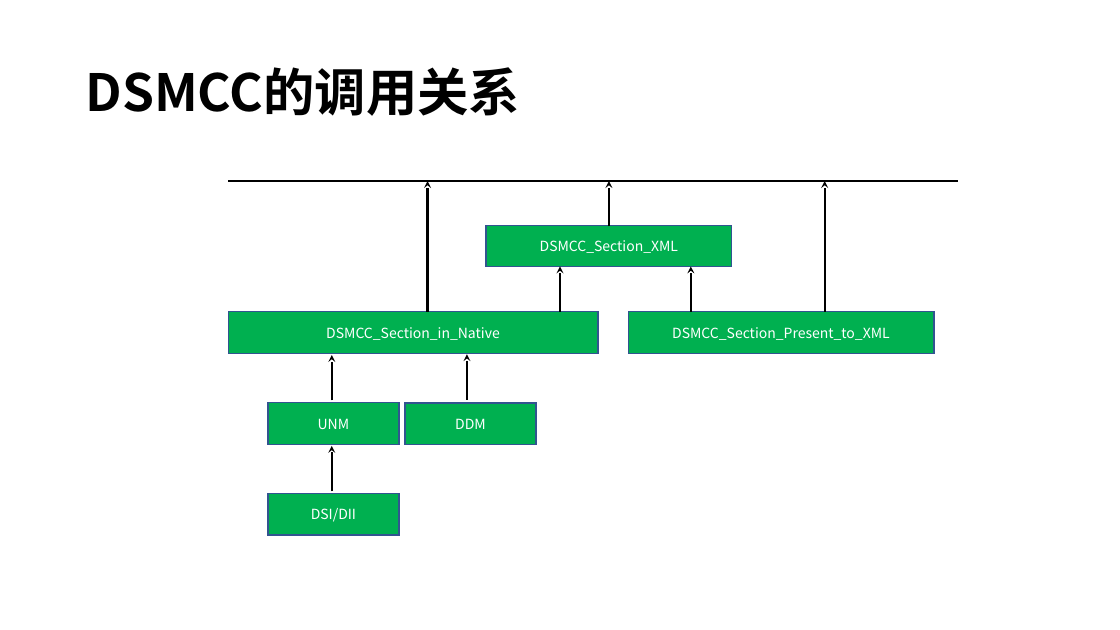
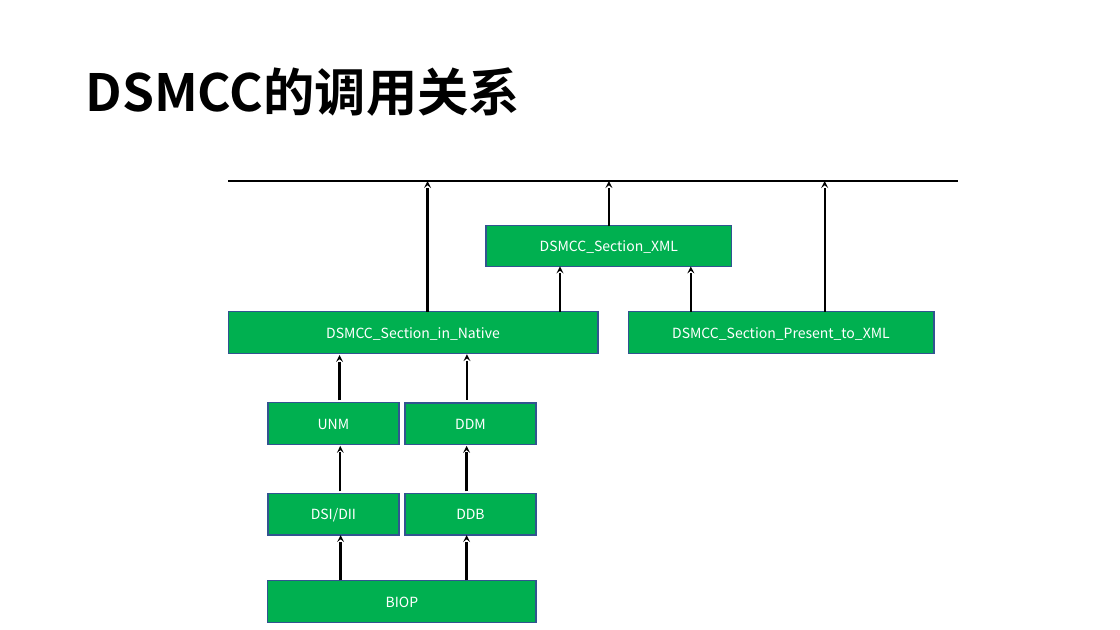
Before and after one commit to dakaikou/EverStationII, a slide deck: slide 4 of doc/EverStation软件架构-2018082500.pptx. Drawn at 1120x630 pixels with LibreOffice and Linux fonts; fonts in the diff are those of the drawing. Boxes give left, top, right and bottom in pixels: in the first picture for what was removed or moved away, otherwise in the second. Text is boxed around its words. In the diff, an @@ line names an element or a change of style, - is before the commit and + after.

```diff
--- a/doc/EverStation软件架构-2018082500.pptx
+++ b/doc/EverStation软件架构-2018082500.pptx
@@ arrow moved from (332, 401) - (332, 355) to (339, 401) - (339, 355) @@
@@ arrow moved from (332, 492) - (332, 446) to (340, 492) - (340, 446) @@
@@ arrow added from (467, 492) to (467, 446), #000000 2 pt @@
@@ rectangle added at (405, 494, 536, 535), fill #00B050, outline #325491 1 pt, 12 pt, text #FFFFFF @@
+DDB
@@ arrow added from (341, 581) to (341, 535), #000000 2 pt @@
@@ arrow added from (467, 581) to (467, 535), #000000 2 pt @@
@@ rectangle added at (268, 581, 536, 622), fill #00B050, outline #325491 1 pt, 12 pt, text #FFFFFF @@
+BIOP
```
Also in this commit, not shown: 47 other files.
